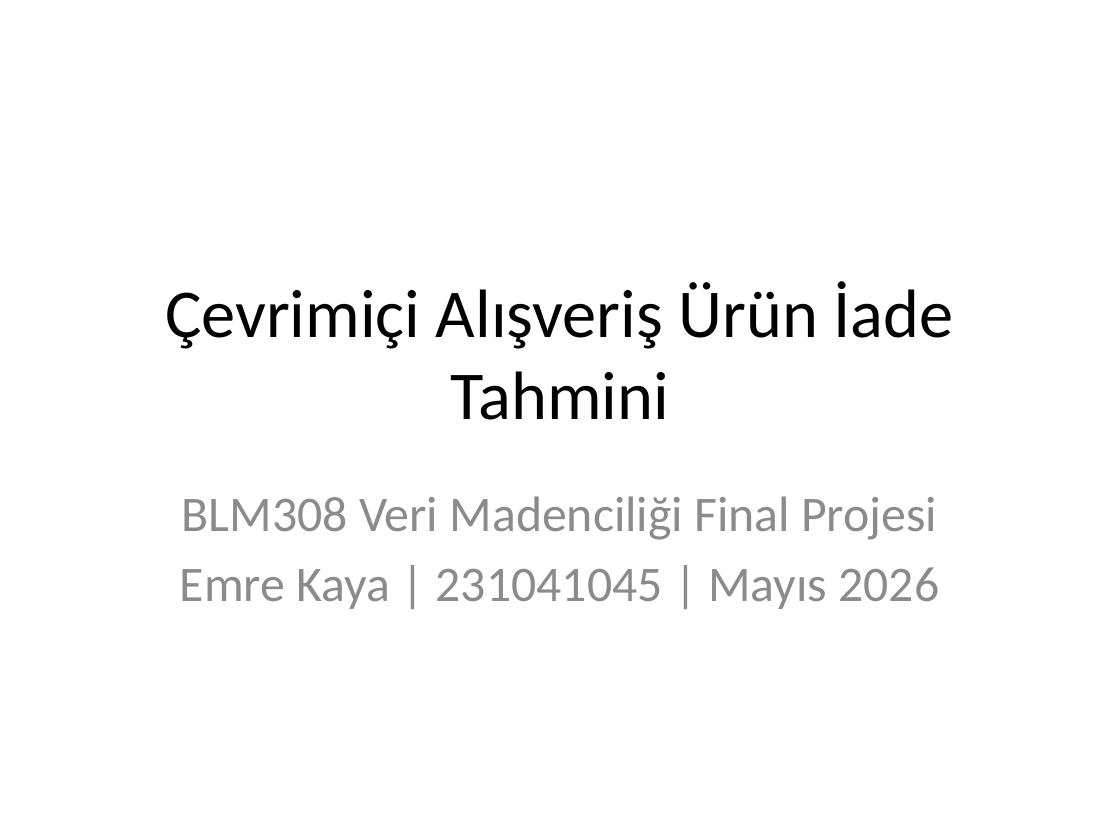
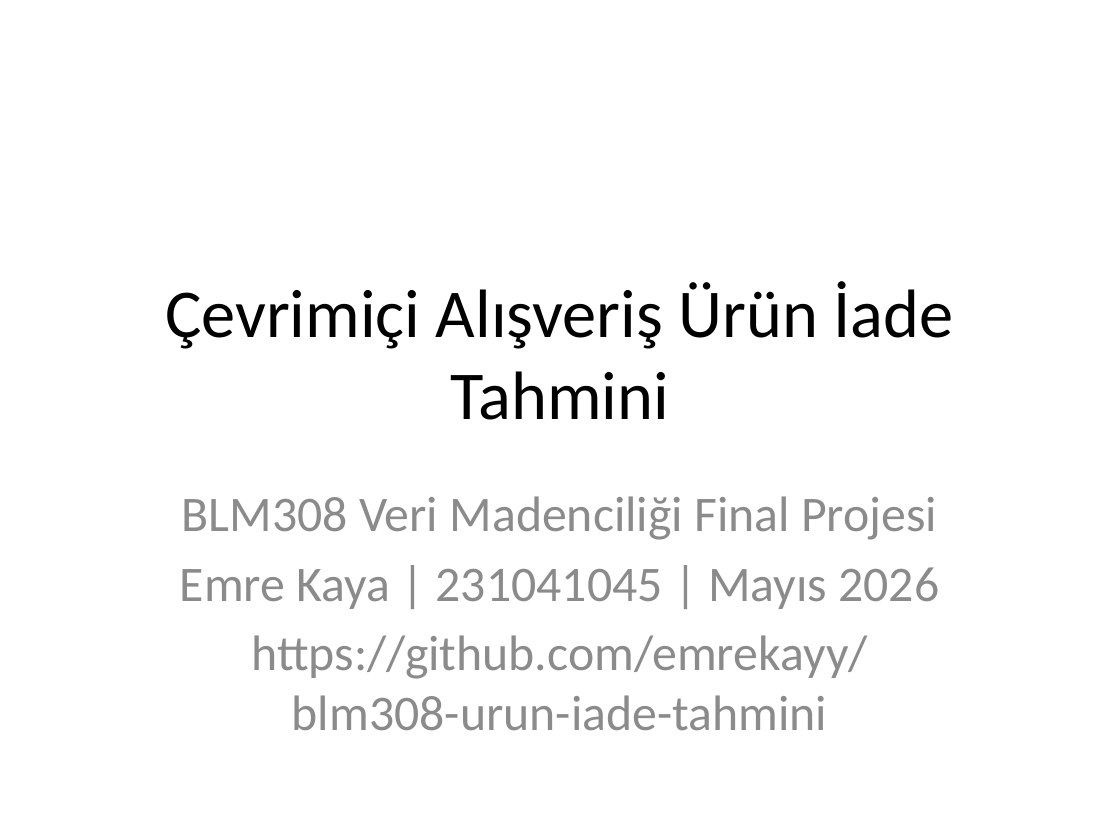
Before and after one commit to emrekayy/blm308-urun-iade-tahmini, a slide deck: slide 1 of presentation/BLM308_Final_Presentation.pptx. Drawn at 1120x840 pixels with LibreOffice and Linux fonts; fonts in the diff are those of the drawing. Boxes give left, top, right and bottom in pixels: in the first picture for what was removed or moved away, otherwise in the second. Text is boxed around its words. In the diff, an @@ line names an element or a change of style, - is before the commit and + after.

```diff
--- a/presentation/BLM308_Final_Presentation.pptx
+++ b/presentation/BLM308_Final_Presentation.pptx
@@ subtitle at box(251, 635, 867, 730): paragraph added @@
+https://github.com/emrekayy/blm308-urun-iade-tahmini
```
Also in this commit, not shown: 8 other files.
